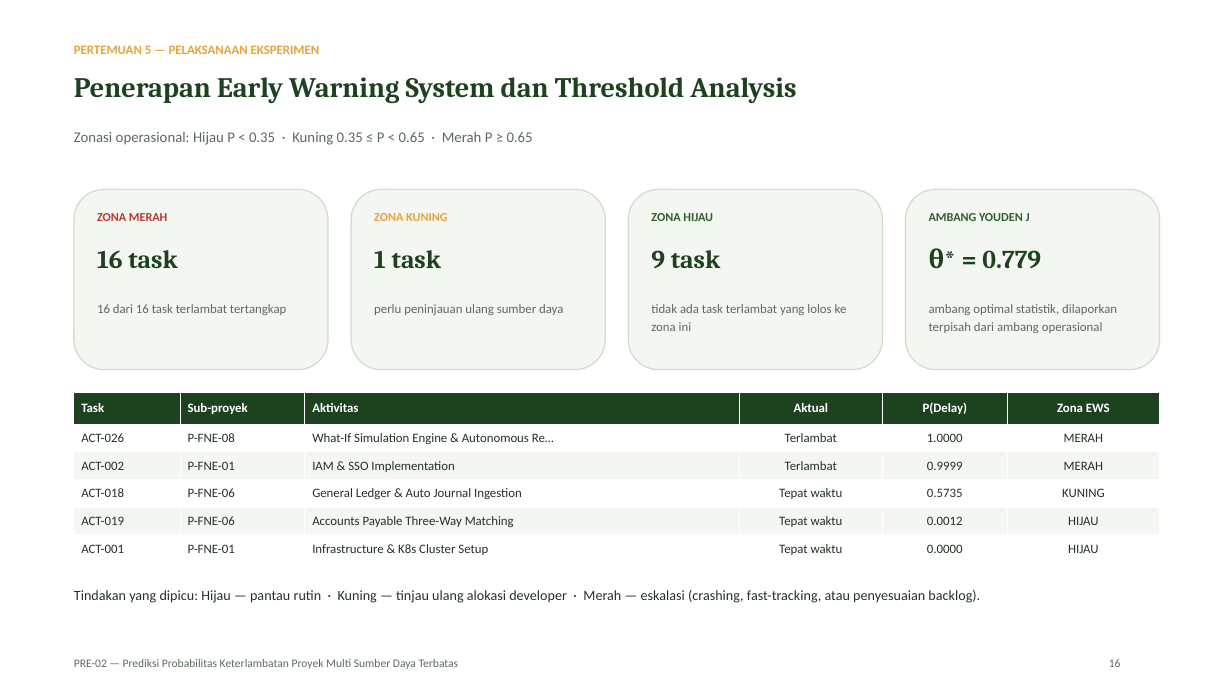
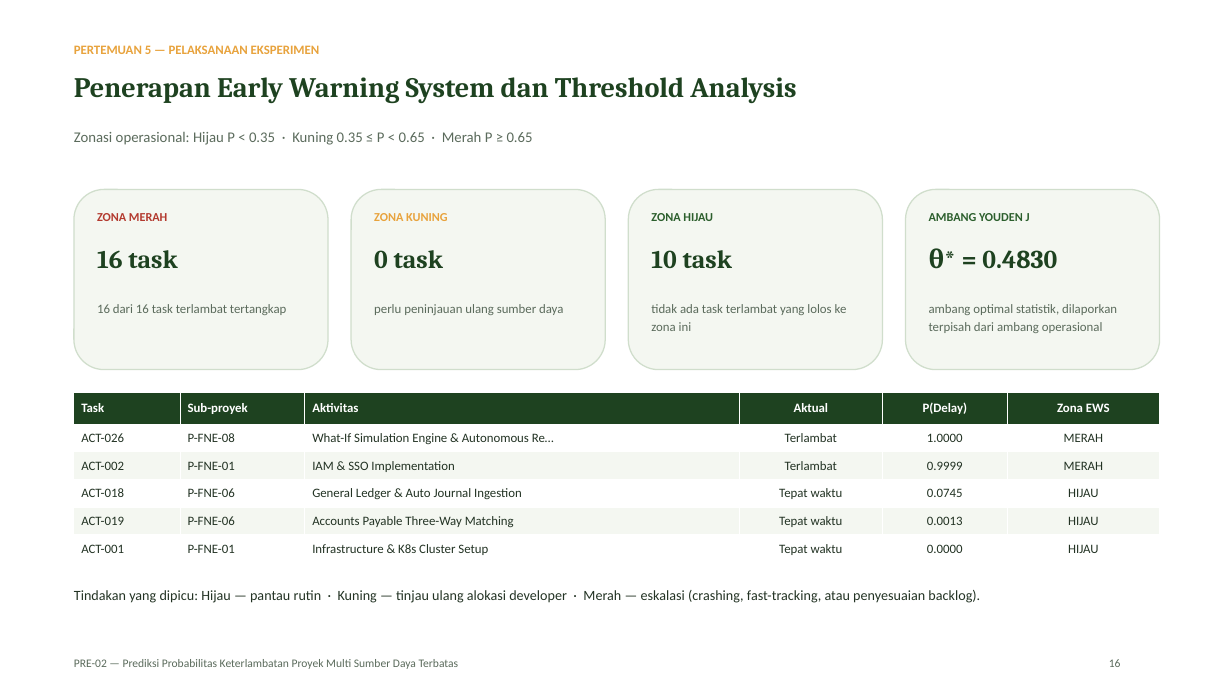
Before and after one commit to mug31/MP-PRE-02, a slide deck: slide 16 of 05_presentasi_progres/PRE02_Presentasi_Progres_Pertemuan1-5.pptx. Drawn at 1232x693 pixels with LibreOffice and Linux fonts; fonts in the diff are those of the drawing. Boxes give left, top, right and bottom in pixels: in the first picture for what was removed or moved away, otherwise in the second. Text is boxed around its words. In the diff, an @@ line names an element or a change of style, - is before the commit and + after.

```diff
--- a/05_presentasi_progres/PRE02_Presentasi_Progres_Pertemuan1-5.pptx
+++ b/05_presentasi_progres/PRE02_Presentasi_Progres_Pertemuan1-5.pptx
@@ text at box(374, 250, 443, 268): text changed @@
-1 task
+0 task
@@ text at box(651, 250, 732, 268): text changed @@
-9 task
+10 task
@@ text at box(929, 248, 1057, 269): text changed @@
-θ* = 0.779
+θ* = 0.4830
@@ table at box(74, 393, 1160, 563) @@
-row 4, column 5: 0.5735
+row 4, column 5: 0.0745
-row 4, column 6: KUNING
+row 4, column 6: HIJAU
-row 5, column 5: 0.0012
+row 5, column 5: 0.0013
```
Also in this commit, not shown: 6 other slides changed, 20 other files.
